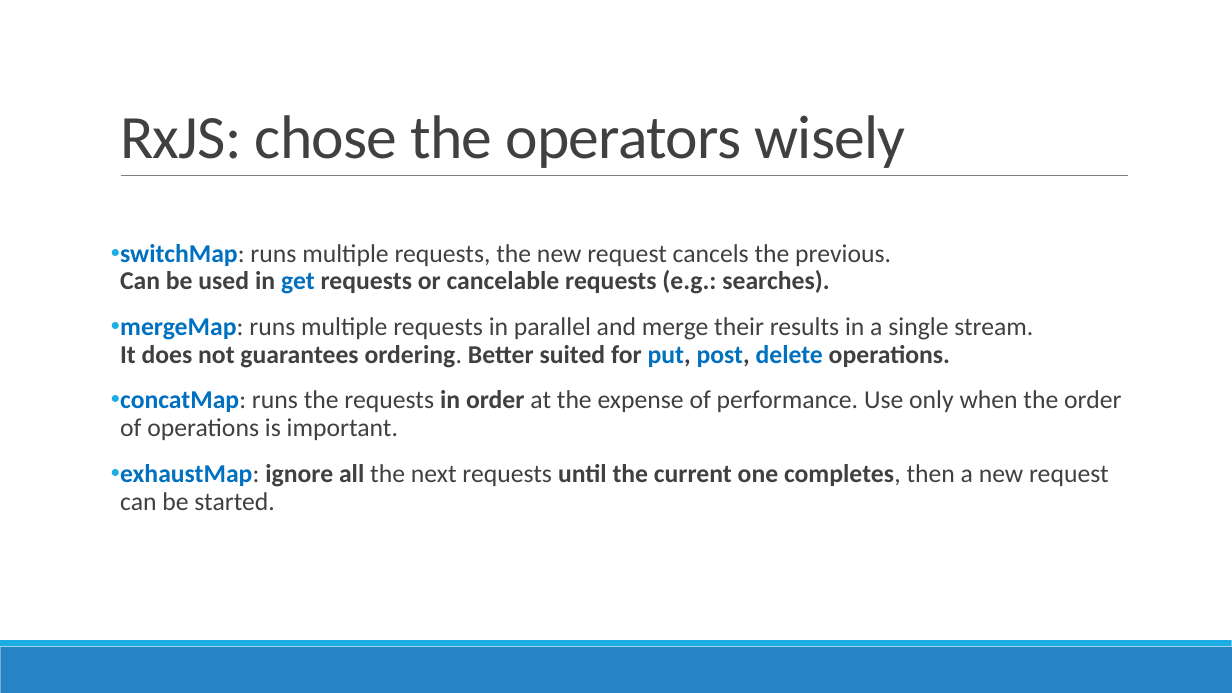
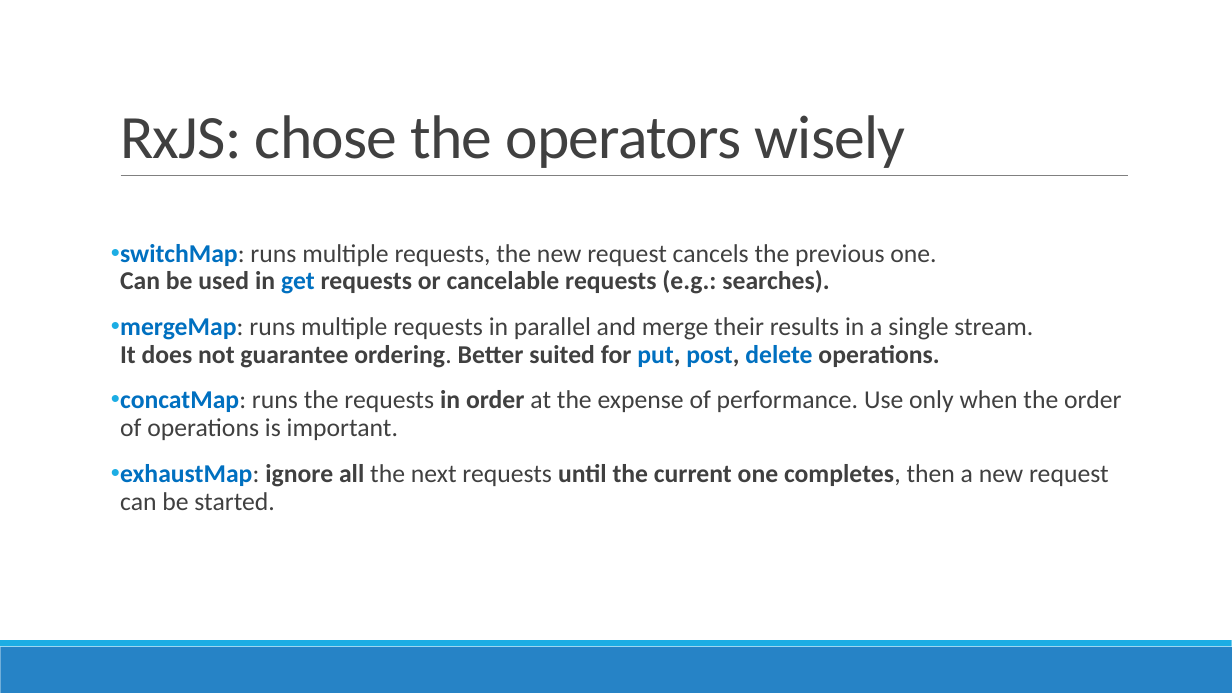
Before and after one commit to AGiorgetti/ngrx101, a slide deck: slide 29 of ReactiveProgramming_ngrx.pptx. Drawn at 1232x693 pixels with LibreOffice and Linux fonts; fonts in the diff are those of the drawing. Boxes give left, top, right and bottom in pixels: in the first picture for what was removed or moved away, otherwise in the second. Text is boxed around its words. In the diff, an @@ line names an element or a change of style, - is before the commit and + after.

```diff
--- a/ReactiveProgramming_ngrx.pptx
+++ b/ReactiveProgramming_ngrx.pptx
@@ text at (x1=120, y1=244, x2=1033, y2=368): text changed @@
-• switchMap: runs multiple requests, the new request cancels the previous.
-  Can be used in get requests or cancelable requests (e.g.: searches).
-• mergeMap: runs multiple requests in parallel and merge their results in a single stream.
-  It does not guarantees ordering. Better suited for put, post, delete operations.
+• switchMap: runs multiple requests, the new request cancels the previous one.
+  Can be used in get requests or cancelable requests (e.g.: searches).
+• mergeMap: runs multiple requests in parallel and merge their results in a single stream.
+  It does not guarantee ordering. Better suited for put, post, delete operations.
```
Also in this commit, not shown: 5 other slides changed.
